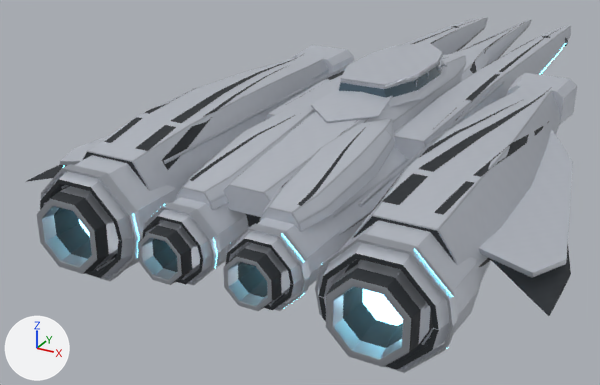
Before and after pictures for a commit that changed the glTF model assets/ships/sovereign/sovereign.glb.
Rendered twice from a camera (50 mm lens) standing at (83.0, -233.0, 74.0) and looking at (-28.0, -30.0, -27.0). The axes (+X, +Y, +Z) are drawn at lower left. The lights are the same throughout. The picture after the commit comes second. Vertices at exactly the same position are counted once.

Script lines for the objects in view, before the commit:
```python
ob_hull_sovereign = bpy.data.objects.new('Hull_Sovereign', me_hull_sovereign_001)
ob_hull_sovereign.location = (0.0, 0.0, 0.0)
```
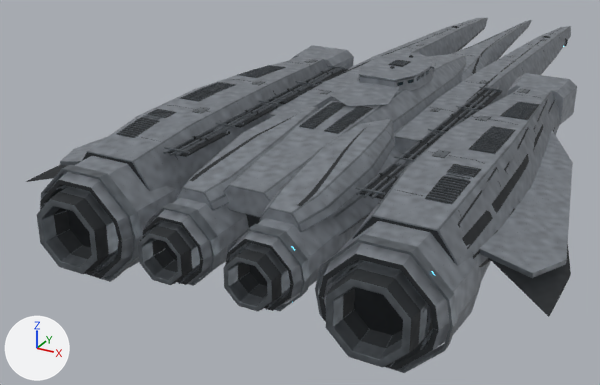
The newer file is also turned or shifted as a whole; pictures and numbers use the older file's frame.

Location of each change, (x1, y1, x2, y2) in pixels of the pictures (600 x 385 px; the box of a moved part takes in the faces that stretch with it):
'Hull_Sovereign', surface changed, reshaped (darker)
    before: (26, 17, 577, 373)
    after: (26, 18, 577, 373)
part 1 of me_hull_sovereign_001, moved or reshaped
    before: (443, 60, 447, 67)
    after: (430, 58, 436, 68)
part 2 of me_hull_sovereign_001, moved or reshaped
    before: (311, 88, 393, 123)
    after: (330, 81, 400, 107)
part 3 of me_hull_sovereign_001, rebuilt
    before: (337, 56, 448, 107)
    after: (357, 68, 434, 91)
part 4 of me_hull_sovereign_001, rebuilt (27% narrower, 36% shorter)
    before: (341, 43, 443, 86)
    after: (359, 53, 433, 80)
part 5 of me_hull_sovereign_001, rebuilt (11% narrower, 12% shorter)
    before: (358, 81, 505, 207)
    after: (363, 87, 494, 198)
part 6 of me_hull_sovereign_001, rebuilt (10% narrower, 12% shorter)
    before: (164, 61, 356, 164)
    after: (169, 66, 342, 156)
part 7 of me_hull_sovereign_001, deleted
    before: (133, 67, 439, 268)
part 8 of me_hull_sovereign_001, reshaped
    before: (37, 19, 577, 370)
    after: (37, 20, 577, 367)

Edits to the bpy script that builds the scene:
```text
Add img_sovereign_surfacewear:
    img_sovereign_surfacewear = load_image('Sovereign_SurfaceWear', '_unpacked/Sovereign_SurfaceWear', 512, 512, 'sRGB')
Change mat_hull_paint:
    remove # nodes: BsdfPrincipled, NormalMap, OutputMaterial, SeparateColor, TexImage x2
    remove # colours: light grey #c4c8d1
    nodes: BsdfPrincipled, Mix, NormalMap, OutputMaterial, SeparateColor, TexImage x3
    colours: grey #99a0a8
    uses the picture img_sovereign_surfacewear
Change mat_hull_steel:
    remove # nodes: BsdfPrincipled, NormalMap, OutputMaterial, SeparateColor, TexImage x2
    remove # colours: light grey #b8bdc5
    nodes: BsdfPrincipled, Mix, NormalMap, OutputMaterial, SeparateColor, TexImage x3
    colours: grey #868e95
    uses the picture img_sovereign_surfacewear
Change mat_nozzle_emit:
    mat_nozzle_emit.emission_strength: 3.0 -> 1.0
Change me_hull_sovereign_001:
    used by ob_hull_sovereign; location = (0.0, 0.0, 0.0)
    remove me_hull_sovereign_001.from_pydata(...)  # 9396 vertices, 18060 faces; spans x -62.0..62.0, y -120.0..120.0, z -16.0..16.0
    add me_hull_sovereign_001.from_pydata(...)  # 13862 vertices, 25272 faces; spans x -62.0..62.0, y -120.0..120.0, z -16.0..18.0
    me_hull_sovereign_001 part 1: the loose piece of 40 vertices spanning x -9.0..9.0, y -11.0..9.0, z 9.0..13.0 is multiplied about its middle by the matrix ((0.72, 0.0, 0.0), (0.0, 0.644, -1.756), (0.0, -0.012, 0.607)), then moved by (0.0, -5.0, 0.0)
    me_hull_sovereign_001 part 2: the loose piece of 68 vertices spanning x -9.0..9.0, y -68.0..-44.0, z 11.0..14.0 is scaled about its middle by (0.876, 0.824, 0.506), then moved by (0.0, 8.0, 0.0)
    me_hull_sovereign_001 part 3: the loose piece of 122 vertices spanning x -12.0..12.0, y -49.0..-3.0, z 11.0..16.0 is rebuilt with 156 vertices and now spans x -9.0..9.0, y -40.0..-11.0, z 12.0..15.0
    me_hull_sovereign_001 part 4: the loose piece of 94 vertices spanning x -10.0..10.0, y -49.0..-3.0, z 16.0 is rebuilt with 82 vertices and now spans x -8.0..8.0, y -40.0..-11.0, z 15.0
    me_hull_sovereign_001 part 5: the loose piece of 16 vertices spanning x 23.0..24.0, y -100.0..-4.0, z 7.0..8.0 is rebuilt with 16 vertices and now spans x 23.0..24.0, y -98.0..-14.0, z 9.0
    me_hull_sovereign_001 part 6: the loose piece of 16 vertices spanning x -24.0..-23.0, y -100.0..-4.0, z 7.0..8.0 is rebuilt with 16 vertices and now spans x -24.0..-23.0, y -98.0..-14.0, z 9.0
    me_hull_sovereign_001 part 7: 10 loose pieces with 192 vertices, spanning x -22.0..22.0, y -113.0..-22.0, z -9.0..15.0, are deleted
    me_hull_sovereign_001 part 8: 50 vertices moved within x -61.0..61.0, y -117.0..112.0, z -7.0..11.0; 1422 vertices removed from x -62.0..62.0, y -120.0..119.0, z -16.0..12.0; 5818 vertices added at x -62.0..62.0, y -120.0..119.0, z -13.0..16.0
    other edits to the shape of me_hull_sovereign_001 do not show in these pictures
```
